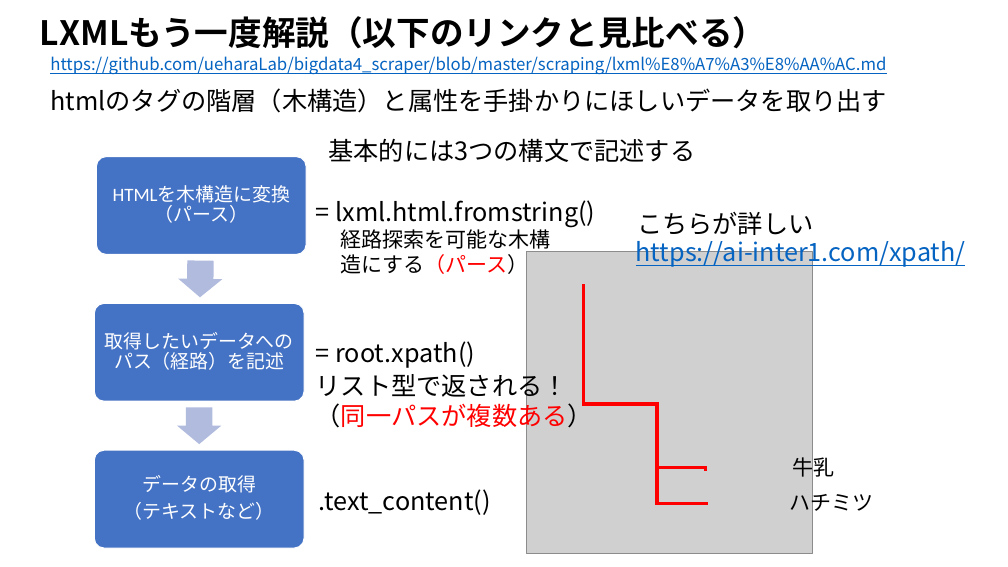
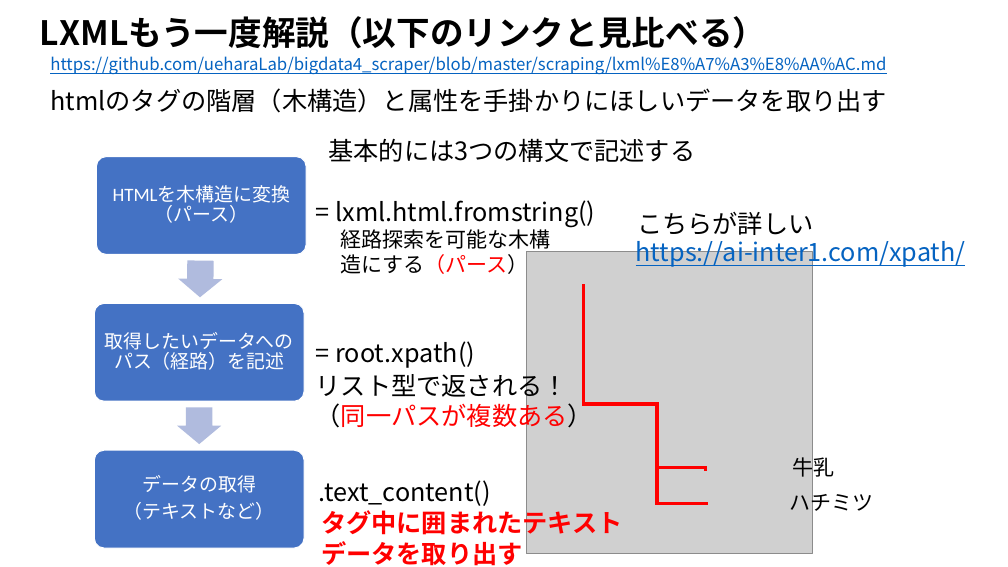
Before and after one commit to ueharaLab/bigdata4_scraper, a slide deck: slide 16 of bigdata4 scraper.pptx. Drawn at 1008x567 pixels with LibreOffice and Linux fonts; fonts in the diff are those of the drawing; grey boxes stand for pictures. Boxes give left, top, right and bottom in pixels: in the first picture for what was removed or moved away, otherwise in the second. Text is boxed around its words. In the diff, an @@ line names an element or a change of style, - is before the commit and + after.

```diff
--- a/bigdata4 scraper.pptx
+++ b/bigdata4 scraper.pptx
@@ text ".text_content()": place and size @@
-text ".text_content()" at [319,489,491,515]
+text ".text_content()" at [319,480,491,506]
@@ text added at [321,507,623,566], 24 pt, text #FF0000, bold @@
+タグ中に囲まれたテキストデータを取り出す
```
Also in this commit, not shown: 2 other slides changed, 1 slide added.
